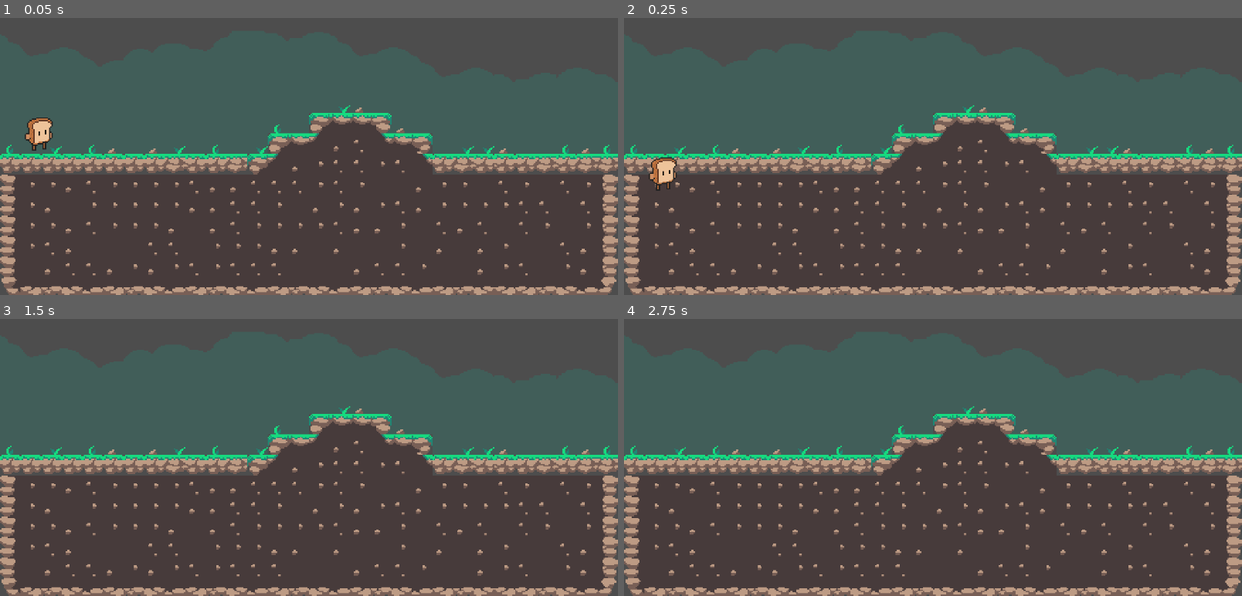
Above: before the commit, frames 1-4 (two rows, left to right).
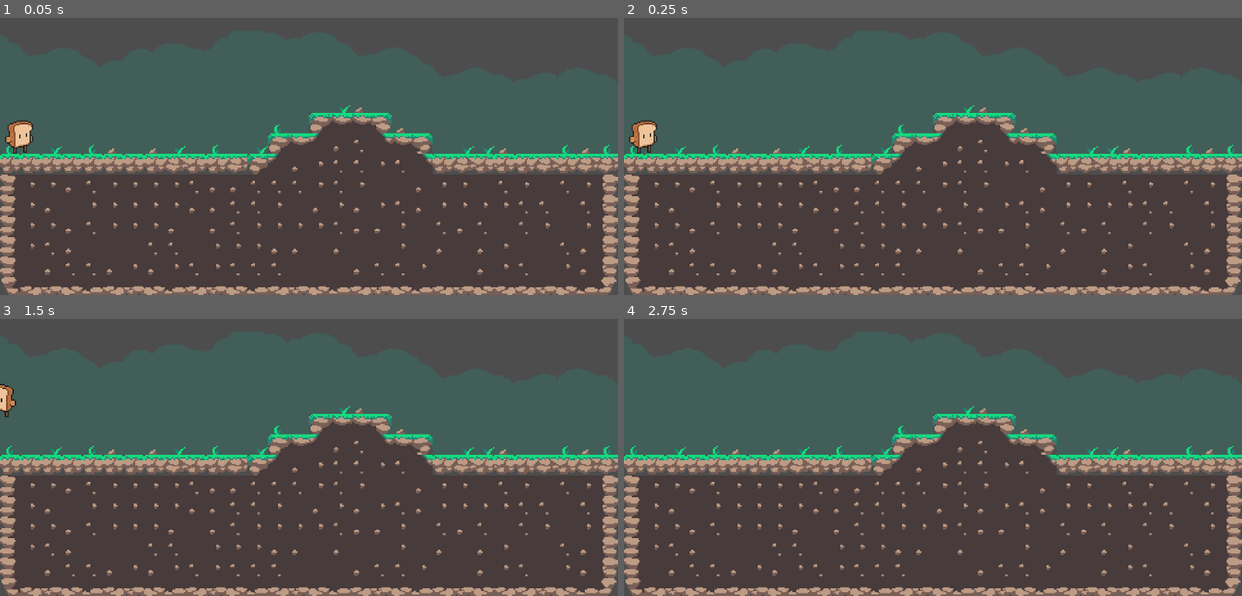
Above: after the commit, the same moments.

Repository: B4ST1N2/bites-of-the-golden-toaster-remaster
Game: Godot game, scene res://scenes/level_1.tscn
Same seed, same stepped clock (60 frames per second), same inputs: the game is played once before the commit and once after it.
Inputs:
- Up to frame 1 (0.05 s): no input
- Up to frame 2 (0.25 s): no input
- Up to frame 3 (1.5 s): tap D (move_rigth) at 0.6, 1.35 s; tap Space (jump) at 0.77 s; hold A (move_left) from 1.28 s (still down)
- Up to frame 4 (2.75 s): tap Space (jump) at 1.52 s; tap Enter at 2 s; release A (move_left) at 2.03 s; tap D (move_rigth) at 2.1 s

The runs differ from the first frame. In frame 1, 0.7% of the frame differs, in the area x 0-9%, y 35-50%; in frame 2, 0.8%, in the area x 0-9%, y 37-63%; in frame 3, 0.2%; in frame 4, nothing differs.

Commit message:
✨ Add solid physics for tileset

Diff:
--- a/scenes/level_1.tscn
+++ b/scenes/level_1.tscn
@@ -96,41 +96,68 @@
 3:0/0 = 0
 5:0/0 = 0
 2:1/0 = 0
+2:1/0/physics_layer_0/polygon_0/points = PackedVector2Array(-8, -8, 8, -8, 8, 8, -8, 8)
 3:1/0 = 0
+3:1/0/physics_layer_0/polygon_0/points = PackedVector2Array(-8, -8, 8, -8, 8, 8, -8, 8)
 4:1/0 = 0
+4:1/0/physics_layer_0/polygon_0/points = PackedVector2Array(-8, -8, 8, -8, 8, 8, -8, 8)
 5:1/0 = 0
+5:1/0/physics_layer_0/polygon_0/points = PackedVector2Array(-8, -8, 8, -8, 8, 8, -8, 8)
 6:1/0 = 0
 8:1/0 = 0
+8:1/0/physics_layer_0/polygon_0/points = PackedVector2Array(-8, -8, 8, -8, 8, 8, -8, 8)
 1:2/0 = 0
+1:2/0/physics_layer_0/polygon_0/points = PackedVector2Array(-8, -8, 8, -8, 8, 8, -8, 8)
 2:2/0 = 0
+2:2/0/physics_layer_0/polygon_0/points = PackedVector2Array(-8, -8, 8, -8, 8, 8, -8, 8)
 3:2/0 = 0
+3:2/0/physics_layer_0/polygon_0/points = PackedVector2Array(-8, -8, 8, -8, 8, 8, -8, 8)
 4:2/0 = 0
+4:2/0/physics_layer_0/polygon_0/points = PackedVector2Array(-8, -8, 8, -8, 8, 8, -8, 8)
 5:2/0 = 0
+5:2/0/physics_layer_0/polygon_0/points = PackedVector2Array(-8, -8, 8, -8, 8, 8, -8, 8)
 6:2/0 = 0
+6:2/0/physics_layer_0/polygon_0/points = PackedVector2Array(-8, -8, 8, -8, 8, 8, -8, 8)
 1:3/0 = 0
+1:3/0/physics_layer_0/polygon_0/points = PackedVector2Array(-8, -8, 8, -8, 8, 8, -8, 8)
 2:3/0 = 0
+2:3/0/physics_layer_0/polygon_0/points = PackedVector2Array(-8, -8, 8, -8, 8, 8, -8, 8)
 3:3/0 = 0
+3:3/0/physics_layer_0/polygon_0/points = PackedVector2Array(-8, -8, 8, -8, 8, 8, -8, 8)
 4:3/0 = 0
+4:3/0/physics_layer_0/polygon_0/points = PackedVector2Array(-8, -8, 8, -8, 8, 8, -8, 8)
 5:3/0 = 0
+5:3/0/physics_layer_0/polygon_0/points = PackedVector2Array(-8, -8, 8, -8, 8, 8, -8, 8)
 6:3/0 = 0
+6:3/0/physics_layer_0/polygon_0/points = PackedVector2Array(-8, -8, 8, -8, 8, 8, -8, 8)
 8:3/0 = 0
+8:3/0/physics_layer_0/polygon_0/points = PackedVector2Array(-8, -8, 8, -8, 8, 8, -8, 8)
 9:3/0 = 0
+9:3/0/physics_layer_0/polygon_0/points = PackedVector2Array(-8, -8, 8, -8, 8, 8, -8, 8)
 10:3/0 = 0
+10:3/0/physics_layer_0/polygon_0/points = PackedVector2Array(-8, -8, 8, -8, 8, 8, -8, 8)
 1:4/0 = 0
+1:4/0/physics_layer_0/polygon_0/points = PackedVector2Array(-8, -8, 8, -8, 8, 8, -8, 8)
 2:4/0 = 0
+2:4/0/physics_layer_0/polygon_0/points = PackedVector2Array(-8, -8, 8, -8, 8, 8, -8, 8)
 3:4/0 = 0
+3:4/0/physics_layer_0/polygon_0/points = PackedVector2Array(-8, -8, 8, -8, 8, 8, -8, 8)
 4:4/0 = 0
+4:4/0/physics_layer_0/polygon_0/points = PackedVector2Array(-8, -8, 8, -8, 8, 8, -8, 8)
 5:4/0 = 0
+5:4/0/physics_layer_0/polygon_0/points = PackedVector2Array(-8, -8, 8, -8, 8, 8, -8, 8)
 6:4/0 = 0
+6:4/0/physics_layer_0/polygon_0/points = PackedVector2Array(-8, -8, 8, -8, 8, 8, -8, 8)
 
 [sub_resource type="TileSet" id="TileSet_e3sih"]
+physics_layer_0/collision_layer = 1
 sources/0 = SubResource("TileSetAtlasSource_15mv3")
 
 [node name="level1" type="Node2D"]
 
 [node name="ss_bread" parent="." instance=ExtResource("1_rus8k")]
 z_index = 1
-position = Vector2(30, 142)
+position = Vector2(15, 147)
 move_speed = 200.0
 
 [node name="tilemapLayers" type="Node" parent="."]
